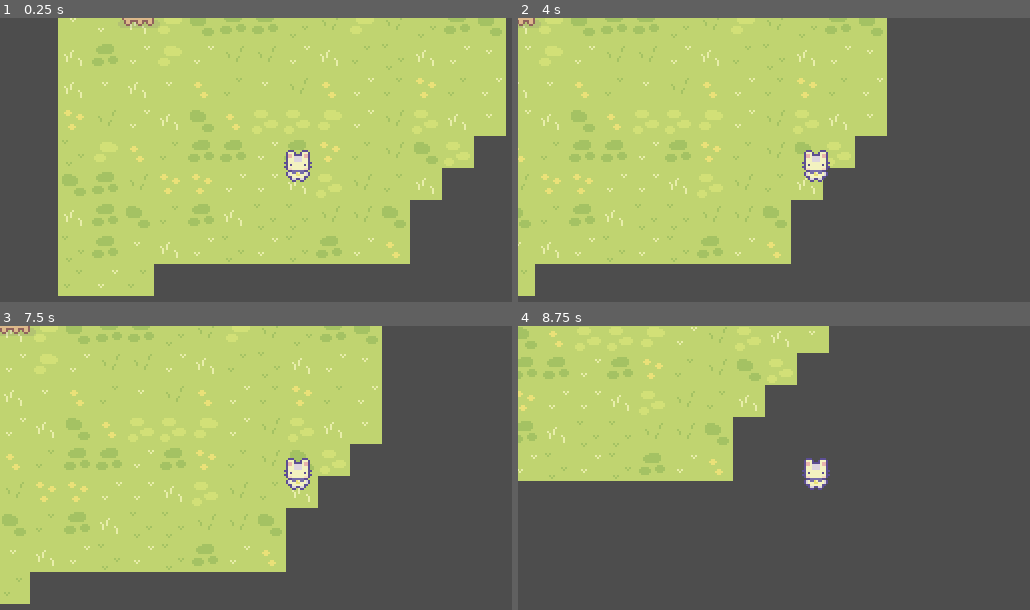
Above: before the commit, frames 1-4 (two rows, left to right).
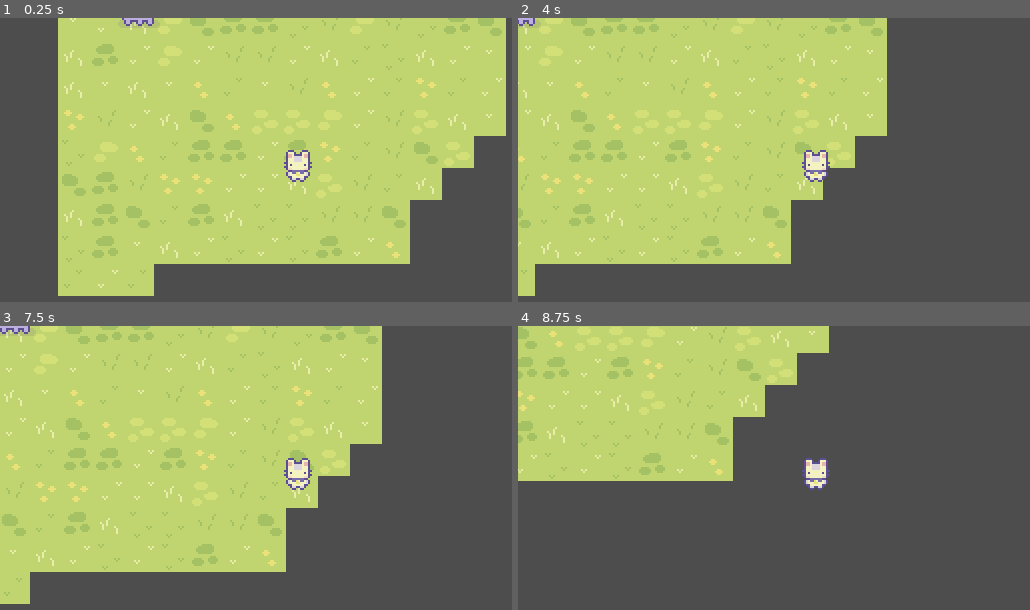
Above: after the commit, the same moments.

Repository: iamsoydev/cjs2026
Game: Godot game, scene res://src/game/game.tscn
Two runs of this game, one before a commit and one after it. Both use one fixed random seed, a clock stepped at 60 frames per second and the inputs below.
Inputs:
- Up to frame 1 (0.25 s): no input
- Up to frame 2 (4 s): tap Enter at 0.5 s; hold D (walk_right) 0.53-1.28 s; hold E (interact) 0.53-1.28 s; hold S (walk_down) 1.28-2.03 s; tap E (interact) at 1.35, 2.85 s; hold D (walk_right) 2.03-2.78 s; hold E (interact) 2.03-2.78 s; hold W (walk_up) 2.78-3.53 s; hold A (walk_left) from 3.53 s (still down); hold E (interact) from 3.53 s (still down)
- Up to frame 3 (7.5 s): release E (interact) at 4.28 s; tap E (interact) at 4.35, 5.85, 7.35 s; release A (walk_left) at 5.03 s; hold S (walk_down) 5.03-5.78 s; hold E (interact) 5.03-5.78 s; hold D (walk_right) 5.78-6.53 s; hold W (walk_up) 6.53-7.28 s; hold E (interact) 6.53-7.28 s; hold D (walk_right) from 7.28 s (still down)
- Up to frame 4 (8.75 s): release D (walk_right) at 8.03 s; hold S (walk_down) from 8.03 s (still down); hold E (interact) from 8.03 s (still down)

The runs differ from the first frame. In frame 1, 0.1% of the frame differs, in the area x 23-31%, y 0-3%; in frame 2, less than 0.1%; in frame 3, 0.1%; in frame 4, nothing differs.

Commit message:
Modified Cow character to allow for more variation

Diff:
--- a/src/actor/actor.gd
+++ b/src/actor/actor.gd
@@ -1,9 +1,12 @@
 class_name Actor
 extends CharacterBody2D
+
+@onready var sprite_2d: Sprite2D = $Sprite2D
+@onready var dialogue_node: DialogueNode = $DialogueNode
+
 
 @onready var interaction_node: InteractionNode = $InteractionNode
 @onready var interaction_cooldown_timer: Timer = $InteractionCooldownTimer
 
-
 func _on_interaction_cooldown_timer_timeout() -> void:
 	pass # Replace with function body.
--- a/src/actor/actor.tscn
+++ b/src/actor/actor.tscn
@@ -2,6 +2,7 @@
 
 [ext_resource type="Script" uid="uid://dtmq6xnyinb44" path="res://src/actor/actor.gd" id="1_kidy7"]
 [ext_resource type="Script" uid="uid://bmxrdyryqdcs7" path="res://src/interaction-node/interaction_node.gd" id="2_lxq7m"]
+[ext_resource type="Script" uid="uid://djbls8rymvdps" path="res://src/dialogue/dialogue_node.gd" id="3_pa22y"]
 
 [node name="Actor" type="CharacterBody2D" unique_id=879439776]
 collision_layer = 2
@@ -26,4 +27,8 @@
 
 [node name="InteractionCooldownTimer" type="Timer" parent="." unique_id=735523175]
 
+[node name="DialogueNode" type="Node" parent="." unique_id=562332893]
+script = ExtResource("3_pa22y")
+metadata/_custom_type_script = "uid://djbls8rymvdps"
+
 [connection signal="timeout" from="InteractionCooldownTimer" to="." method="_on_interaction_cooldown_timer_timeout"]
--- /dev/null
+++ b/src/actor/cow/cow.gd
@@ -0,0 +1,25 @@
+@tool
+extends Actor
+
+const BROWN_COW_SPRITES = preload("uid://uj0vqttupncw")
+const GREEN_COW_SPRITES = preload("uid://bxamo0h5005ut")
+const LIGHT_COW_SPRITES = preload("uid://csl6ww1pnykb3")
+const PINK_COW_SPRITES  = preload("uid://b0bkrk1nes5nn")
+const PURPLE_COW_SPRITES= preload("uid://cbkdjft6vyjc8")
+
+
+@export_enum("Light", "Brown", "Green", "Pink", "Purple") var type: int = 0 : set = set_type
+
+func set_type(t: int) -> void:
+	type = t
+	if Engine.is_editor_hint():
+		if sprite_2d.is_node_ready():
+			var texture: Texture2D
+			match(type):
+				0: texture = LIGHT_COW_SPRITES
+				1: texture = BROWN_COW_SPRITES
+				2: texture = GREEN_COW_SPRITES
+				3: texture = PINK_COW_SPRITES
+				4: texture = PURPLE_COW_SPRITES
+				_: texture = LIGHT_COW_SPRITES
+			sprite_2d.texture = texture
--- /dev/null
+++ b/src/actor/cow/cow.tscn
@@ -0,0 +1,34 @@
+[gd_scene format=3 uid="uid://62nr6kfqd80a"]
+
+[ext_resource type="PackedScene" uid="uid://bjc5lpk52l24j" path="res://src/actor/actor.tscn" id="1_lj15m"]
+[ext_resource type="Script" uid="uid://2s4hwo1np043" path="res://src/actor/cow/cow.gd" id="2_n8m34"]
+[ext_resource type="Texture2D" uid="uid://cbkdjft6vyjc8" path="res://assets/img/Animals/Cow/Purple cow animation sprites.png" id="3_ojj0h"]
+[ext_resource type="Resource" uid="uid://d0i15bna3du84" path="res://assets/data/dialogue/test-cow/dia_init.tres" id="5_wpp20"]
+
+[sub_resource type="RectangleShape2D" id="RectangleShape2D_pa22y"]
+size = Vector2(17, 10)
+
+[sub_resource type="CircleShape2D" id="CircleShape2D_kidy7"]
+radius = 4.0
+
+[node name="Actor" unique_id=1613042671 instance=ExtResource("1_lj15m")]
+collision_mask = 2
+script = ExtResource("2_n8m34")
+type = 4
+
+[node name="Sprite2D" parent="." index="0" unique_id=360605713]
+texture = ExtResource("3_ojj0h")
+centered = false
+hframes = 8
+vframes = 8
+
+[node name="CollisionShape2D2" parent="InteractionNode" parent_id_path=PackedInt32Array(1808578823) index="0" unique_id=294771808]
+position = Vector2(15.5, 22)
+shape = SubResource("RectangleShape2D_pa22y")
+
+[node name="CollisionShape2D" parent="." index="3" unique_id=97534408]
+position = Vector2(16, 22)
+shape = SubResource("CircleShape2D_kidy7")
+
+[node name="DialogueNode" parent="." index="5" unique_id=562332893]
+dialogue_data = ExtResource("5_wpp20")
Not shown, added: src/actor/cow/cow.gd.uid
